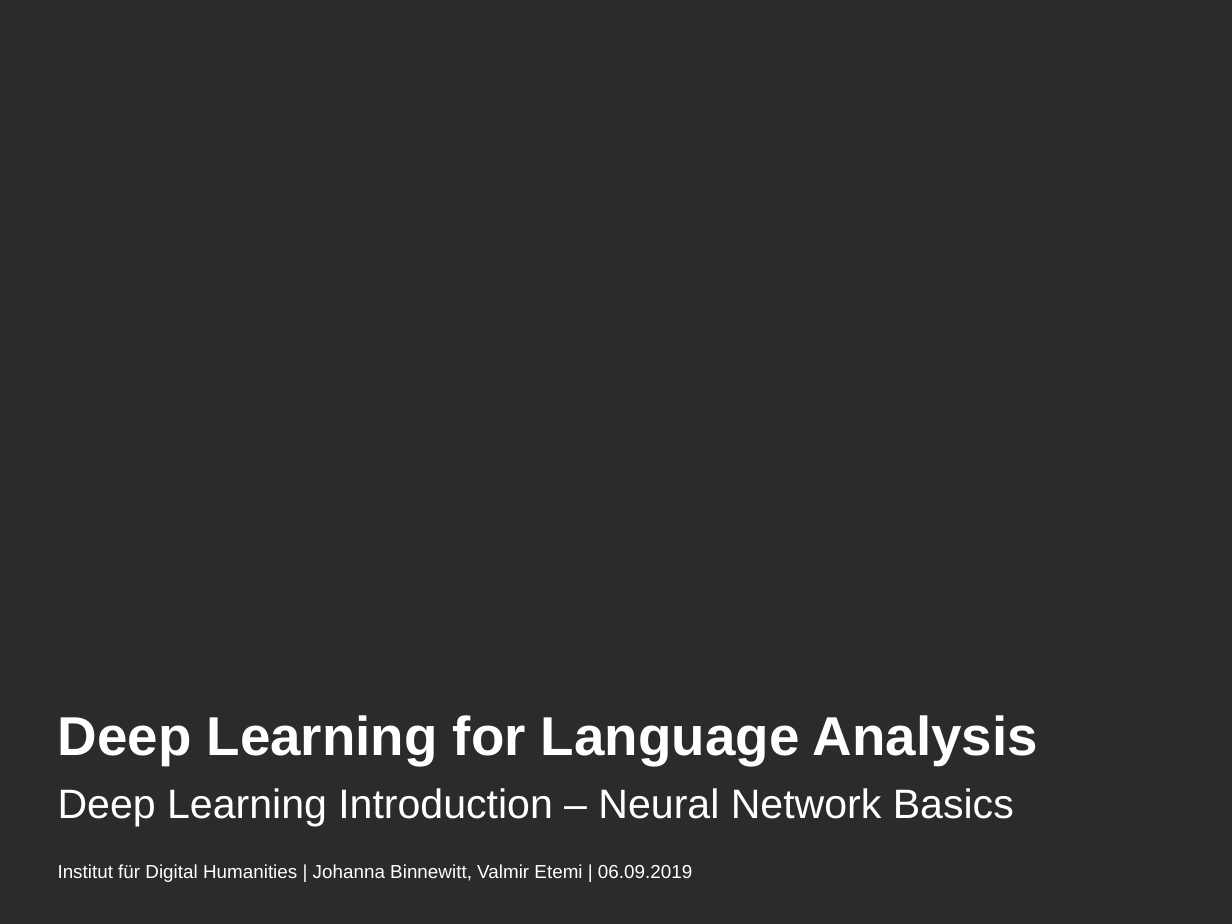
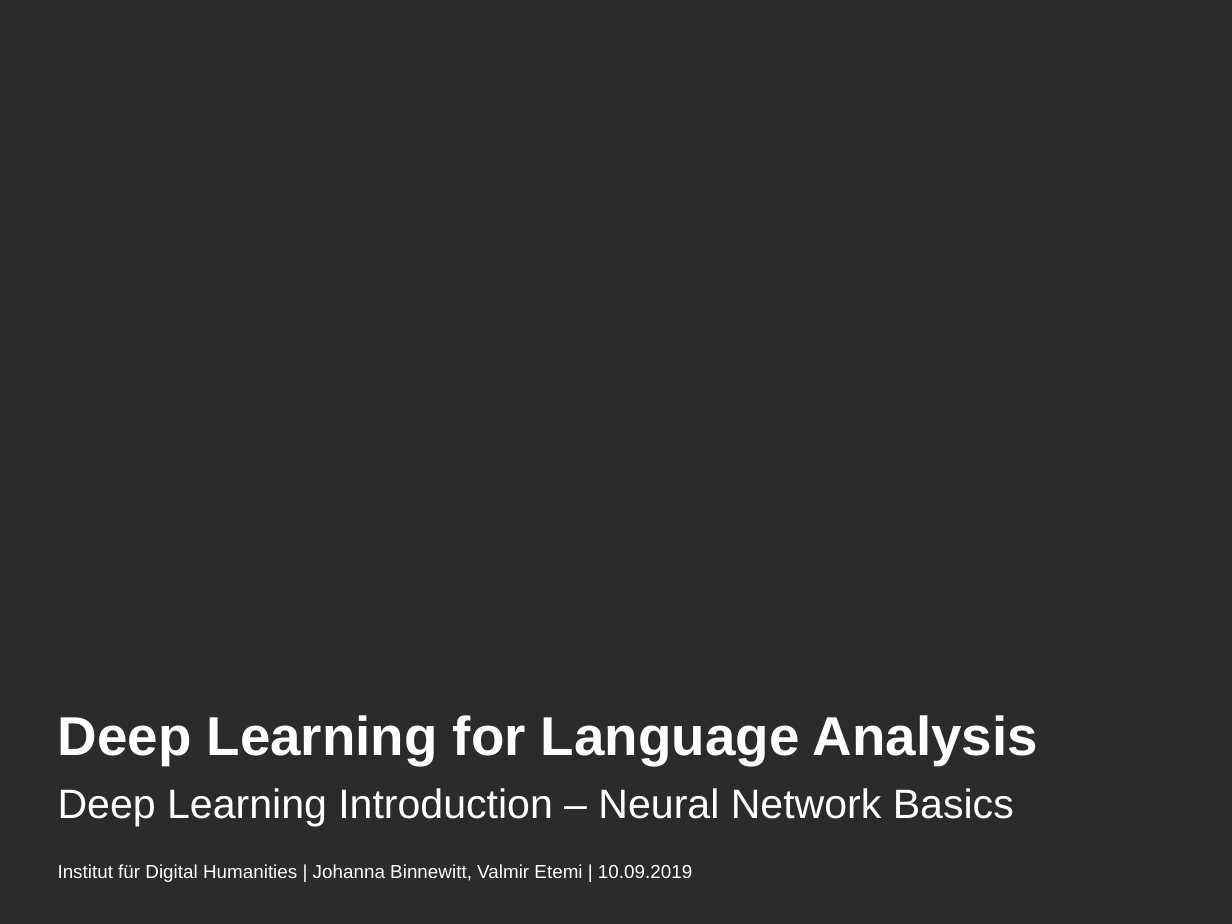
Before and after one commit to DH-Cologne/SummerSchool2019, a slide deck: slide 1 of docs/neural_networks.odp. Drawn at 1232x924 pixels with LibreOffice and Linux fonts; fonts in the diff are those of the drawing; background and template pictures are left out; a plain dark background stands for a picture behind light text. Boxes give left, top, right and bottom in pixels: in the first picture for what was removed or moved away, otherwise in the second. Text is boxed around its words. In the diff, an @@ line names an element or a change of style, - is before the commit and + after.

```diff
--- a/docs/neural_networks.odp
+++ b/docs/neural_networks.odp
@@ text at box(58, 864, 692, 882): text changed @@
-Institut für Digital Humanities | Johanna Binnewitt, Valmir Etemi | 06.09.2019
+Institut für Digital Humanities | Johanna Binnewitt, Valmir Etemi | 10.09.2019
```
Also in this commit, not shown: 1 slide added, 1 other file.
